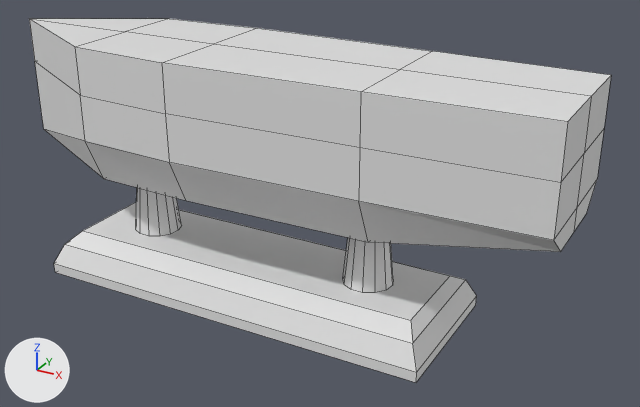
Renders of the Blender file MiniBoot.blend from each side of a commit.
One viewpoint serves both versions: a 50 mm camera at (5.39, -9.71, 4.85) aimed at (-0.08, 0.22, -0.12). The axes (+X, +Y, +Z) are drawn at lower left. The lights are the same throughout. Mesh edges are drawn as thin lines.

Objects in the first picture: 'Boot', 'Podest'.
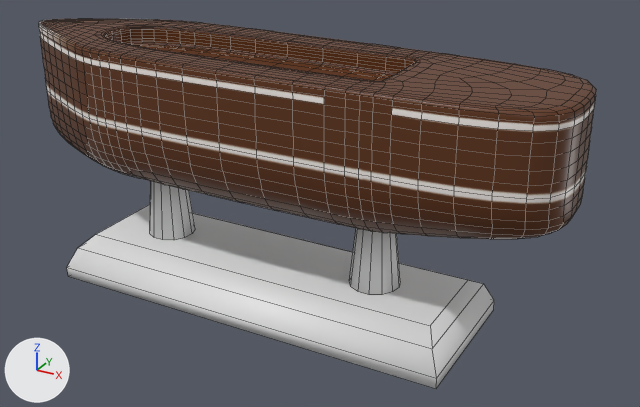
Location of each change, (x1, y1, x2, y2) in pixels of the pictures (640 x 407 px; the box of a moved part takes in the faces that stretch with it):
'Boot', reshaped, modifiers changed: before (29, 18, 611, 252); after (39, 19, 596, 239)
'Podest', reshaped, moved (7% taller): before (54, 188, 476, 382); after (67, 181, 494, 389)
part 1 of me_cube, built on: before (29, 18, 611, 122); after (39, 19, 596, 234)
part 2 of me_cube, recoloured (grey to brown): before (359, 129, 604, 252); after (390, 143, 590, 239)
part 3 of me_cube_001, moved or reshaped: before (343, 238, 393, 293); after (349, 228, 400, 295)
part 4 of me_cube_001, shading changed: (67, 192, 450, 382) in both

The change, as a list of edits to the scene's bpy script:
```text
Add img_boat_tex:
    img_boat_tex = load_image('boat-tex', 'boat-tex.png', 1024, 1024, 'sRGB')
Add mat_mboat:
    mat_mboat = principled_material('mBoat')
    mat_mboat.texture = img_boat_tex
    mat_mboat.roughness = 0.4
Change me_cube:
    used by ob_boot; location = (0.0, 0.0, 1.0)
    remove me_cube.from_pydata(...)  # 45 vertices, 46 faces; spans x -5.0..3.46, y -1.12..1.12, z -1.0..1.0
    add me_cube.from_pydata(...)  # 127 vertices, 126 faces; spans x -5.0..3.46, y -1.12..1.12, z -1.0..1.0
    me_cube part 1: 3 vertices removed from x -3.13..1.15, y 0.0, z 1.0; 85 vertices added at x -5.0..3.46, y -1.12..1.12, z -1.0..1.0
    me_cube part 2: 10 faces spanning x 1.15..3.46, y -1.07..1.07, z -1.0..0.33 switch from mat_material (white #e7e7e7) to mat_mboat (picture img_boat_tex)
Change me_cube_001:
    where me_cube_001.from_pydata(...)  # 68 vertices, 44 faces; spans x -3.0..3.0, y -1.08..1.08, z -0.3..1.3
    used by ob_podest; location = (-1.0, 0.0, -1.3)
    me_cube_001 part 3: the loose piece of 26 vertices spanning x 1.45..2.15, y -0.34..0.35, z 0.3..1.3 is moved by (-0.16, 0.0, 0.0)
    me_cube_001 part 4: all faces are now shaded smooth (44 of 44 changed)
Change ob_boot:
    add _m = ob_boot.modifiers.new('Subdivision', 'SUBSURF')
Change ob_podest:
    ob_podest.location: (-1.0, 0.0, -1.3) -> (-0.74, 0.0, -1.3)
```
